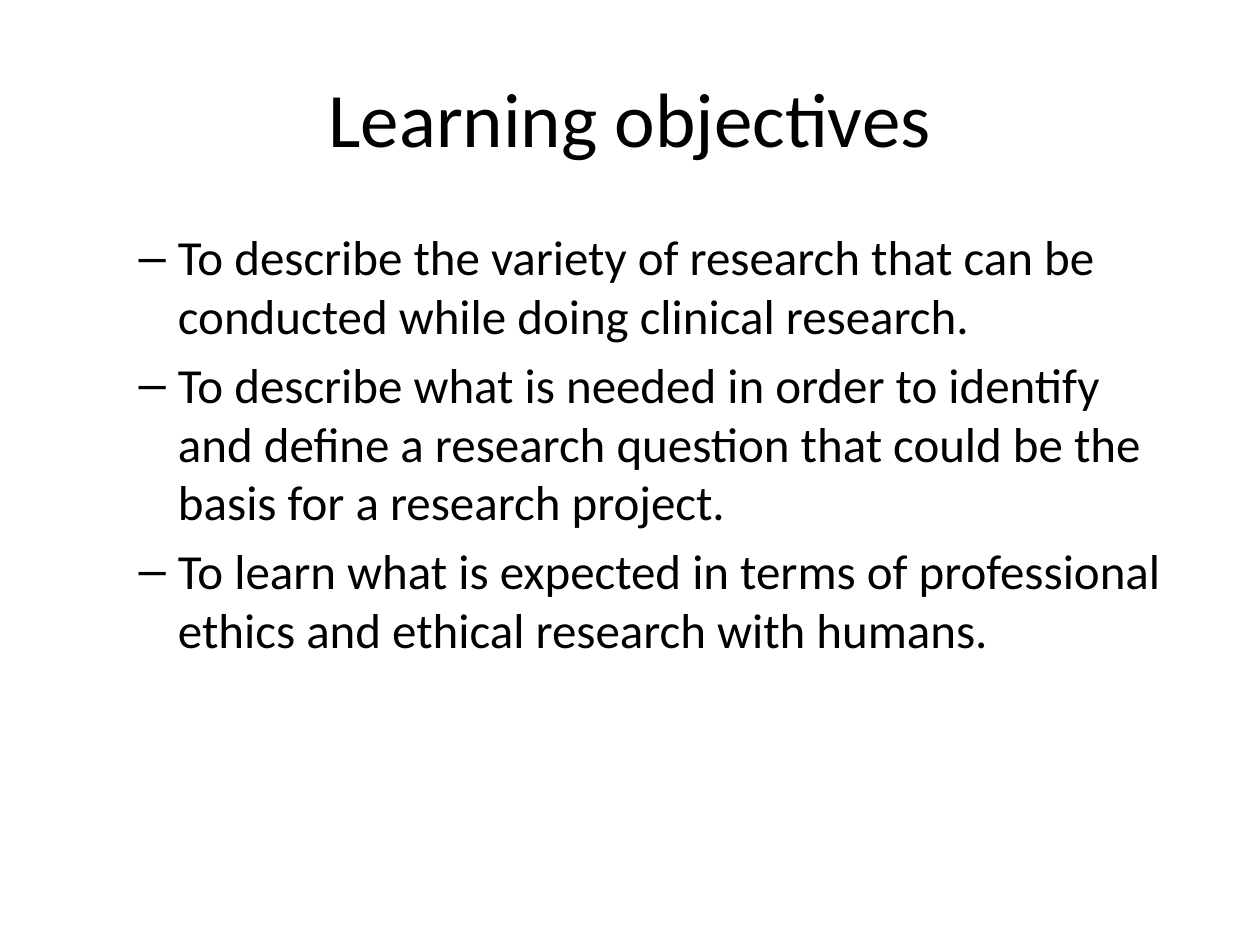
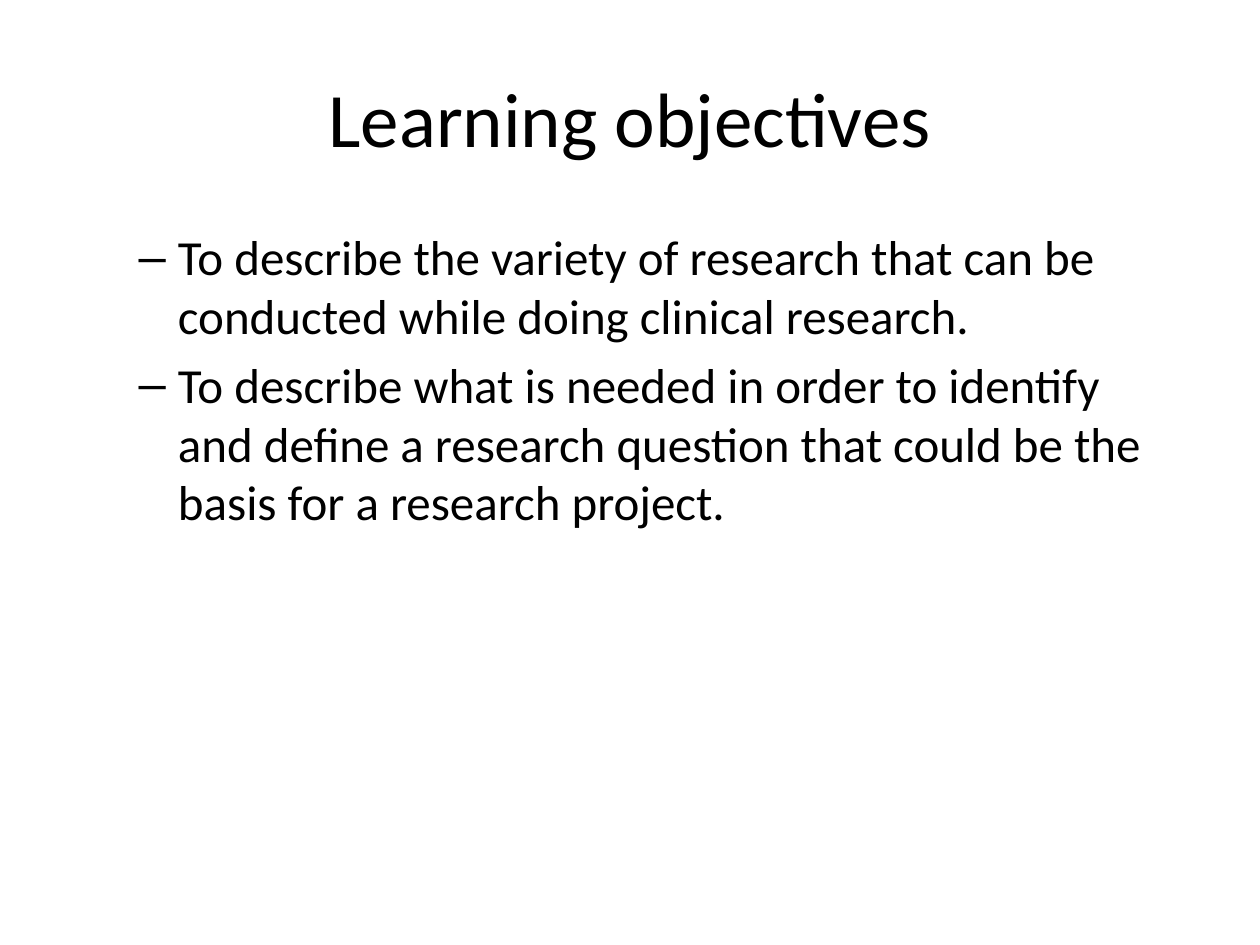
Before and after one commit to pmean/classes, a slide deck: slide 2 of clinical-research-methodology/results/video01-introduction.pptx. Drawn at 1260x945 pixels with LibreOffice and Linux fonts; fonts in the diff are those of the drawing. Boxes give left, top, right and bottom in pixels: in the first picture for what was removed or moved away, otherwise in the second. Text is boxed around its words. In the diff, an @@ line names an element or a change of style, - is before the commit and + after.

```diff
--- a/clinical-research-methodology/results/video01-introduction.pptx
+++ b/clinical-research-methodology/results/video01-introduction.pptx
@@ text at [178, 555, 1161, 649]: paragraph removed @@
-  – To learn what is expected in terms of professional ethics and ethical research with humans.
```
Also in this commit, not shown: 3 other slides changed, 10 slides added, 1 other file.
